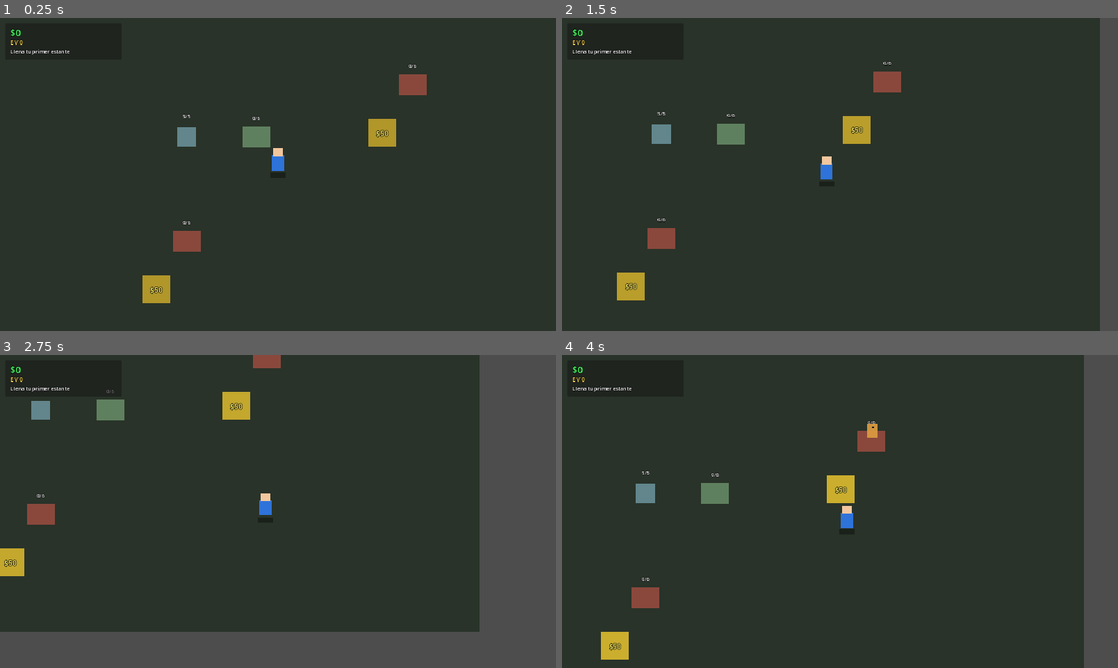
Above: before the commit, frames 1-4 (two rows, left to right).
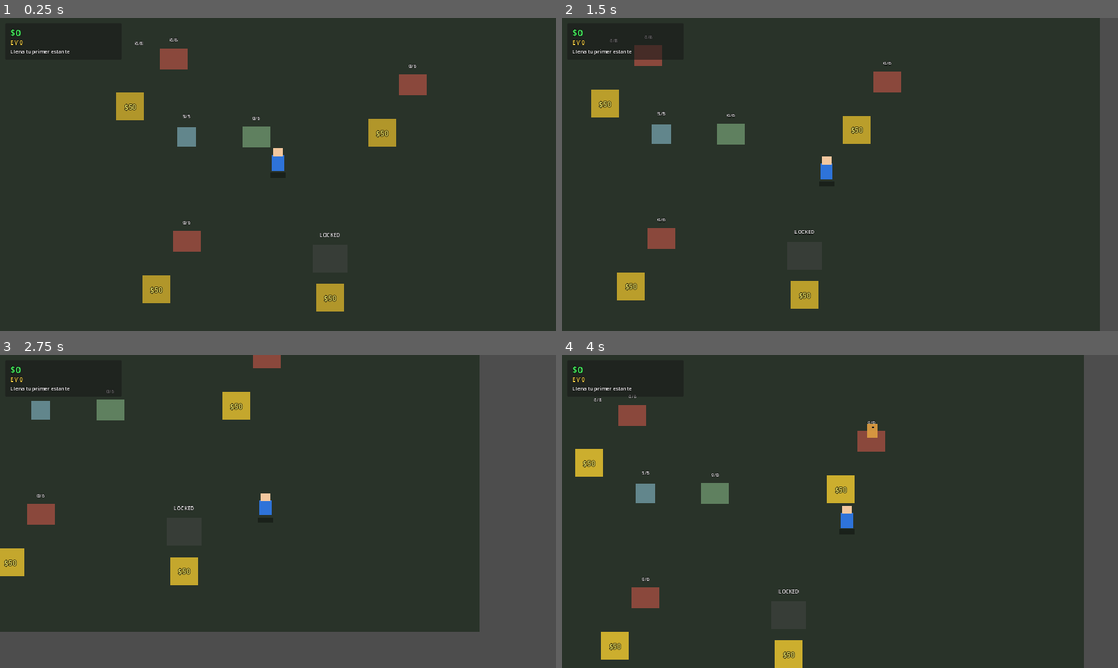
Above: after the commit, the same moments.

Repository: afares8/empire-rush
Game: Godot game, scene res://scenes/Main.tscn
Same seed, same stepped clock (60 frames per second), same inputs: the game is played once before the commit and once after it.
Inputs:
- Up to frame 1 (0.25 s): no input
- Up to frame 2 (1.5 s): tap Enter at 0.5 s; hold D (move_right) 0.53-1.28 s; hold E (interact) 0.53-1.28 s; hold S (move_down) from 1.28 s (still down); tap E (interact) at 1.35 s
- Up to frame 3 (2.75 s): release S (move_down) at 2.03 s; hold D (move_right) from 2.03 s (still down); hold E (interact) from 2.03 s (still down)
- Up to frame 4 (4 s): release D (move_right) at 2.78 s; release E (interact) at 2.78 s; hold W (move_up) 2.78-3.53 s; tap E (interact) at 2.85 s; hold A (move_left) from 3.53 s (still down); hold E (interact) from 3.53 s (still down)

The runs differ from the first frame. In frame 1, 1.3% of the frame differs, in the area x 20-62%, y 6-94%; in frame 2, 1.3%; in frame 3, 0.5%; in frame 4, 1.3%.

Commit message:
overnight: ronda 12 (2026-07-05 08:16)
Cambios acumulados de 1 iteraciones de build.
Ver overnight/snapshots/ para detalle por iteracion.
Ver overnight/LEARNINGS.md para lecciones extraidas (ronda 5).

Generated with [Devin](https://cli.devin.ai/docs)

Co-Authored-By: Devin <158243242+devin-ai-integration[bot]@users.noreply.github.com>

Diff:
--- /dev/null
+++ b/scenes/Factory.tscn
@@ -0,0 +1,64 @@
+[gd_scene load_steps=6 format=3 uid="uid://factory_scene_ter"]
+
+[ext_resource type="Script" path="res://scripts/game/factory.gd" id="1_fac"]
+[ext_resource type="PackedScene" path="res://scenes/Shelf.tscn" id="2_shelf"]
+[ext_resource type="PackedScene" path="res://scenes/UnlockPad.tscn" id="3_pad"]
+
+[sub_resource type="RectangleShape2D" id="rect_output"]
+size = Vector2(70, 70)
+
+[node name="Factory" type="Node2D"]
+script = ExtResource("1_fac")
+
+[node name="Machine" type="ColorRect" parent="."]
+offset_left = -28.0
+offset_top = -28.0
+offset_right = 28.0
+offset_bottom = 28.0
+color = Color(0.6, 0.6, 0.85, 0.9)
+
+[node name="ProgressFill" type="ColorRect" parent="."]
+offset_left = -28.0
+offset_top = 18.0
+offset_right = 28.0
+offset_bottom = 26.0
+color = Color(1, 0.85, 0.2, 0.9)
+
+[node name="RawPile" type="ColorRect" parent="."]
+offset_left = -12.0
+offset_top = -20.0
+offset_right = 12.0
+offset_bottom = 20.0
+color = Color(0.5, 0.4, 0.3, 0.85)
+
+[node name="OutputBody" type="ColorRect" parent="."]
+offset_left = 40.0
+offset_top = -20.0
+offset_right = 80.0
+offset_bottom = 20.0
+color = Color(0.6, 0.6, 0.85, 0.5)
+
+[node name="OutputLabel" type="Label" parent="."]
+offset_left = 38.0
+offset_top = -44.0
+offset_right = 82.0
+offset_bottom = -28.0
+theme_override_colors/font_color = Color(1, 1, 1, 1)
+theme_override_colors/font_outline_color = Color(0, 0, 0, 1)
+theme_override_constants/outline_size = 3
+theme_override_font_sizes/font_size = 11
+text = "0/8"
+horizontal_alignment = 1
+
+[node name="OutputArea" type="Area2D" parent="."]
+position = Vector2(60, 0)
+
+[node name="OutputShape" type="CollisionShape2D" parent="OutputArea"]
+shape = SubResource("rect_output")
+
+[node name="Shelf" parent="." instance=ExtResource("2_shelf")]
+position = Vector2(140, 0)
+
+[node name="Pad" parent="." instance=ExtResource("3_pad")]
+position = Vector2(40, 110)
+visible = true
--- a/scenes/Main.tscn
+++ b/scenes/Main.tscn
@@ -7,6 +7,8 @@
 [ext_resource type="Script" path="res://scripts/game/client_spawner.gd" id="6_spawner"]
 [ext_resource type="PackedScene" path="res://scenes/HUD.tscn" id="8_hud"]
 [ext_resource type="Script" path="res://scripts/ui/mission_guide.gd" id="9_guide"]
+[ext_resource type="PackedScene" path="res://scenes/Factory.tscn" id="10_factory"]
+[ext_resource type="PackedScene" path="res://scenes/Warehouse.tscn" id="11_wh"]
 
 [node name="Main" type="Node2D"]
 script = ExtResource("1_main")
@@ -54,6 +56,29 @@
 unlock_price = 400.0
 tint = Color(0.85, 0.65, 0.4, 1)
 
+[node name="FactoryBIZ4" parent="World" instance=ExtResource("10_factory")]
+position = Vector2(-380, -240)
+business_id = "biz_factory"
+business_name = "Taller de Confeccion"
+product_name = "camiseta"
+product_value = 5.0
+start_locked = true
+unlock_zone_id = "zone_factory"
+unlock_price = 250.0
+tint = Color(0.6, 0.6, 0.85, 1)
+production_time = 3.0
+output_capacity = 8
+
+[node name="WarehouseBIZ5" parent="World" instance=ExtResource("11_wh")]
+position = Vector2(120, 220)
+business_id = "biz_warehouse"
+business_name = "Almacen Central"
+start_locked = true
+unlock_zone_id = "zone_warehouse"
+unlock_price = 600.0
+tint = Color(0.75, 0.65, 0.4, 1)
+capacity = 20
+
 [node name="ClientSpawner" type="Node2D" parent="World"]
 position = Vector2(0, 0)
 script = ExtResource("6_spawner")
--- /dev/null
+++ b/scenes/Warehouse.tscn
@@ -0,0 +1,40 @@
+[gd_scene load_steps=4 format=3 uid="uid://warehouse_scene_ter"]
+
+[ext_resource type="Script" path="res://scripts/game/warehouse.gd" id="1_wh"]
+[ext_resource type="PackedScene" path="res://scenes/UnlockPad.tscn" id="2_pad"]
+
+[sub_resource type="RectangleShape2D" id="rect_wh"]
+size = Vector2(90, 90)
+
+[node name="Warehouse" type="Area2D"]
+script = ExtResource("1_wh")
+
+[node name="Body" type="ColorRect" parent="."]
+offset_left = -40.0
+offset_top = -32.0
+offset_right = 40.0
+offset_bottom = 32.0
+color = Color(0.7, 0.65, 0.45, 0.55)
+
+[node name="StockLabel" type="Label" parent="."]
+offset_left = -50.0
+offset_top = -64.0
+offset_right = 50.0
+offset_bottom = -32.0
+theme_override_colors/font_color = Color(1, 1, 1, 1)
+theme_override_colors/font_outline_color = Color(0, 0, 0, 1)
+theme_override_constants/outline_size = 3
+theme_override_font_sizes/font_size = 12
+text = "Almacén
+0/20"
+horizontal_alignment = 1
+
+[node name="AreaShape" type="CollisionShape2D" parent="."]
+shape = SubResource("rect_wh")
+
+[node name="Pad" parent="." instance=ExtResource("2_pad")]
+position = Vector2(0, 90)
+visible = true
+
+[connection signal="body_entered" from="." to="." method="_on_body_entered"]
+[connection signal="body_exited" from="." to="." method="_on_body_exited"]
--- /dev/null
+++ b/scripts/game/factory.gd
@@ -0,0 +1,192 @@
+# Factory — mini taller/fábrica (capa 3, BIZ-4).
+# Cadena de producción: materia prima (auto-regen) → máquina
+# (convierte raw→output a ritmo constante) → producto terminado
+# (output_stock) → jugador recoge con E y lleva al estante.
+# Visualmente distinto de Pickup: máquina gris con barra de progreso
+# amarilla + pila de materia prima (raw) + pila de salida (output).
+# Reutiliza Shelf + UnlockPad como hijos (mismo patrón que Business).
+class_name Factory
+extends Node2D
+
+signal business_unlocked(business_id: String)
+signal output_picked_up(amount: int)
+
+@export var business_id: String = "biz_factory"
+@export var business_name: String = "Taller"
+@export var product_name: String = "camiseta"
+@export var product_value: float = 8.0
+@export var start_locked: bool = false
+@export var unlock_zone_id: String = ""
+@export var unlock_price: float = 0.0
+@export var tint: Color = Color(0.6, 0.6, 0.85, 1.0)
+@export var raw_capacity: int = 10
+@export var raw_regen_per_sec: float = 0.8
+@export var output_capacity: int = 8
+@export var production_time: float = 2.0  # segundos por unidad
+
+var raw_stock: float = 10.0
+var output_stock: int = 0
+var _progress: float = 0.0  # 0..production_time (segundos reales)
+var _locked: bool = false
+var _player_in_area: bool = false
+var _player: Node = null
+var _last_ms: int = 0  # wall-clock para robustez headless (LEARNINGS r5)
+
+@onready var _machine: ColorRect = $Machine
+@onready var _progress_fill: ColorRect = $ProgressFill
+@onready var _raw_pile: ColorRect = $RawPile
+@onready var _output_body: ColorRect = $OutputBody
+@onready var _output_label: Label = $OutputLabel
+@onready var _output_area: Area2D = $OutputArea
+
+func _ready() -> void:
+	_locked = start_locked
+	if _locked and unlock_zone_id != "" and GameManager.is_zone_unlocked(unlock_zone_id):
+		_locked = false
+	_apply_state()
+	if not GameManager.is_connected("zone_unlocked", _on_zone_unlocked):
+		GameManager.zone_unlocked.connect(_on_zone_unlocked)
+	# Conectar el área de salida (recoger output) a este script.
+	if not _output_area.is_connected("body_entered", _on_output_body_entered):
+		_output_area.body_entered.connect(_on_output_body_entered)
+	if not _output_area.is_connected("body_exited", _on_output_body_exited):
+		_output_area.body_exited.connect(_on_output_body_exited)
+	_update_visual()
+	_last_ms = Time.get_ticks_msec()
+	print("[Factory] %s ready, locked=%s zone=%s" % [business_id, _locked, unlock_zone_id])
+
+func is_locked() -> bool:
+	return _locked
+
+# Duck-typing para evitar class_name cross-script (LEARNINGS r2).
+func _is_player(body: Node) -> bool:
+	return body != null and body.has_method("can_carry") and body.has_method("add_carried")
+
+func _is_shelf(n: Node) -> bool:
+	return n != null and n.has_method("take_item") and n.has_method("has_stock")
+
+func _is_pad(n: Node) -> bool:
+	return n != null and n.has_method("try_unlock") and n.has_signal("unlocked")
+
+func get_shelves() -> Array:
+	var out: Array = []
+	for c in get_children():
+		if _is_shelf(c):
+			out.append(c)
+	return out
+
+func _on_zone_unlocked(zone_id: String) -> void:
+	if zone_id == unlock_zone_id and _locked:
+		_locked = false
+		_apply_state()
+		_last_ms = Time.get_ticks_msec()  # reset para evitar burst de producción
+		emit_signal("business_unlocked", business_id)
+		print("[Factory] %s unlocked (zone %s)" % [business_id, zone_id])
+
+# Producción: usa _process con wall-clock (Time.get_ticks_msec) para ser
+# robusto en headless --quit-after donde delta es diminuto (LEARNINGS r5).
+func _process(_delta: float) -> void:
+	if _locked:
+		return
+	var now_ms: int = Time.get_ticks_msec()
+	var real_dt: float = (now_ms - _last_ms) / 1000.0
+	_last_ms = now_ms
+	if real_dt <= 0.0:
+		return
+	# Regenerar materia prima.
+	if raw_stock < float(raw_capacity):
+		raw_stock = min(float(raw_capacity), raw_stock + raw_regen_per_sec * real_dt)
+	# Convertir raw → output si hay raw, espacio en output y no hay bloqueo.
+	if raw_stock >= 1.0 and output_stock < output_capacity:
+		_progress += real_dt
+		if _progress >= production_time:
+			_progress = 0.0
+			raw_stock -= 1.0
+			output_stock += 1
+			_pop_output()
+			_update_visual()
+			print("[Factory] %s produced 1 (output=%d/%d raw=%.1f)" % [business_id, output_stock, output_capacity, raw_stock])
+	else:
+		# Sin raw o output lleno: el progreso decae suavemente (no se queda clavado).
+		_progress = max(0.0, _progress - real_dt * 0.5)
+	_update_progress_fill()
+
+func _update_progress_fill() -> void:
+	var ratio: float = _progress / production_time if production_time > 0.0 else 0.0
+	# La barra crece de izquierda a derecha dentro de la máquina.
+	var max_w: float = 56.0
+	_progress_fill.size.x = max_w * ratio
+	_progress_fill.color = Color(1.0, 0.85, 0.2, 0.9)
+
+func _on_output_body_entered(body: Node) -> void:
+	if not _is_player(body):
+		return
+	_player_in_area = true
+	_player = body
+	if not _player.is_connected("interact_pressed", _on_player_interact):
+		_player.interact_pressed.connect(_on_player_interact)
+
+func _on_output_body_exited(body: Node) -> void:
+	if not _is_player(body):
+		return
+	if _player and _player.is_connected("interact_pressed", _on_player_interact):
+		_player.interact_pressed.disconnect(_on_player_interact)
+	_player_in_area = false
+	_player = null
+
+func _on_player_interact() -> void:
+	if not _player_in_area or _player == null or _locked:
+		return
+	if output_stock <= 0:
+		return
+	if not _player.can_carry():
+		return
+	var taken: int = _player.add_carried(1)
+	if taken > 0:
+		output_stock -= taken
+		_update_visual()
+		emit_signal("output_picked_up", taken)
+
+func _pop_output() -> void:
+	# Pop táctil al producir una unidad.
+	var tw: Tween = create_tween()
+	tw.tween_property(_output_body, "scale", Vector2(1.2, 0.85), 0.06).set_trans(Tween.TRANS_SINE)
+	tw.tween_property(_output_body, "scale", Vector2(1.0, 1.0), 0.1).set_trans(Tween.TRANS_SINE)
+
+func _apply_state() -> void:
+	for c in get_children():
+		if _is_shelf(c):
+			c.locked = _locked
+			c.product_name = product_name
+			c.product_value = product_value
+		elif _is_pad(c):
+			if _locked and unlock_zone_id != "":
+				c.zone_id = unlock_zone_id
+				c.price = unlock_price
+				c.visible = true
+				c.set_deferred("monitoring", true)
+			else:
+				c.visible = false
+				c.set_deferred("monitoring", false)
+	# Área de salida y máquina se apagan si locked.
+	_output_area.set_deferred("monitoring", not _locked)
+	_machine.visible = not _locked
+	_raw_pile.visible = not _locked
+	_output_body.visible = not _locked
+	_progress_fill.visible = not _locked
+	_apply_tint()
+
+func _apply_tint() -> void:
+	if not _locked and _machine:
+		_machine.color = Color(tint.r * 0.7, tint.g * 0.7, tint.b * 0.85, 0.9)
+
+func _update_visual() -> void:
+	# Pila de raw: altura escala con raw_stock.
+	var raw_ratio: float = raw_stock / float(raw_capacity) if raw_capacity > 0 else 0.0
+	_raw_pile.size = Vector2(24, 8 + 40 * raw_ratio)
+	_raw_pile.position = Vector2(-72, -4 - _raw_pile.size.y / 2.0)
+	_raw_pile.color = Color(0.5, 0.4, 0.3, 0.85)
+	# Pila de output: brillo escala con output_stock.
+	var out_ratio: float = float(output_stock) / float(output_capacity) if output_capacity > 0 else 0.0
+	_output_body.color = Color(tint.r * 0.6 + 0.3 * out_ratio, tint.g * 0.6 + 0.3 * out_ratio, tint.b * 0.6 + 0.3 * out_ratio, 0.5 + 0.5 * out_ratio)
+	_output_label.text = "%d/%d" % [output_stock, output_capacity]
--- a/scripts/game/main.gd
+++ b/scripts/game/main.gd
@@ -12,7 +12,7 @@
 		print("[Main] Player spawned at %s" % str(player.position))
 	else:
 		push_warning("[Main] Player node NOT found")
-	# Verificar negocios cargados (capa 3, BIZ-1/2/3).
+	# Verificar negocios cargados (capa 3, BIZ-1/2/3 + BIZ-4 taller + BIZ-5 almacén).
 	var bizs: Array = []
 	for c in get_node("World").get_children():
 		if c.has_method("is_locked"):
@@ -22,6 +22,10 @@
 		if b.is_locked():
 			bizs_locked += 1
 	print("[Main] Businesses=%d locked=%d" % [bizs.size(), bizs_locked])
+	# Conteo específico de taller y almacén.
+	var factory: Node = get_node_or_null("World/FactoryBIZ4")
+	var warehouse: Node = get_node_or_null("World/WarehouseBIZ5")
+	print("[Main] Factory=%s Warehouse=%s" % [factory != null, warehouse != null])
 	# Shelves activos (no locked) que el spawner puede usar.
 	var active_shelves: int = 0
 	for s in get_tree().get_nodes_in_group("shelves"):
@@ -45,17 +49,21 @@
 				s.stock = s.capacity
 				s.emit_signal("stock_changed", s.stock)
 		print("[Main] DEVIN_SMOKE: active shelves pre-filled")
-		# Smoke del pad: dar cash y desbloquear el primer negocio locked.
+		# Smoke del pad: dar cash y desbloquear TODOS los negocios locked
+		# (BIZ-2/3/4/5) para validar que _on_zone_unlocked reactiva cada uno.
 		if Economy:
-			Economy.add_cash(500.0)
+			Economy.add_cash(2000.0)
 		for b in bizs:
 			if b.is_locked() and b.has_method("_on_zone_unlocked"):
-				# Forzar unlock via GameManager para reactivar el negocio.
 				var zid: String = b.unlock_zone_id
 				if zid != "":
 					GameManager.unlock_zone(zid)
-					print("[Main] DEVIN_SMOKE: forced unlock zone=%s" % zid)
-					break
+					print("[Main] DEVIN_SMOKE: forced unlock zone=%s (%s)" % [zid, b.business_id])
+		# Pre-llenar almacén para validar buffer.
+		if warehouse and warehouse.has_method("is_locked") and not warehouse.is_locked():
+			warehouse.stock = 10
+			warehouse.emit_signal("stock_changed", warehouse.stock)
+			print("[Main] DEVIN_SMOKE: warehouse pre-filled stock=10")
 
 func _input(event: InputEvent) -> void:
 	if event is InputEventKey and event.pressed and event.keycode == KEY_ESCAPE:
--- /dev/null
+++ b/scripts/game/warehouse.gd
@@ -0,0 +1,154 @@
+# Warehouse — mini almacén (capa 3, BIZ-5).
+# Nodo de almacenamiento central. El jugador deposita producto cargado
+# (E cerca del almacén con carried > 0) o recoge producto (E con
+# carried < capacity y stock > 0). Actúa como buffer de logística:
+# permite acumular producto de pickups/fábrica y distribuirlo después
+# a los estantes. Conecta al loop sin romper la mecánica de carried.
+# Puede estar locked al inicio (gate via UnlockPad + GameManager).
+class_name Warehouse
+extends Area2D
+
+signal stock_changed(new_stock: int)
+signal business_unlocked(business_id: String)
+
+@export var business_id: String = "biz_warehouse"
+@export var business_name: String = "Almacén"
+@export var capacity: int = 20
+@export var tint: Color = Color(0.7, 0.65, 0.45, 1.0)
+@export var start_locked: bool = false
+@export var unlock_zone_id: String = ""
+@export var unlock_price: float = 0.0
+
+var stock: int = 0
+var _locked: bool = false
+var _player_in_area: bool = false
+var _player: Node = null
+
+@onready var _body: ColorRect = $Body
+@onready var _stock_label: Label = $StockLabel
+
+func _ready() -> void:
+	add_to_group("warehouses")
+	_locked = start_locked
+	if _locked and unlock_zone_id != "" and GameManager.is_zone_unlocked(unlock_zone_id):
+		_locked = false
+	_apply_state()
+	if not GameManager.is_connected("zone_unlocked", _on_zone_unlocked):
+		GameManager.zone_unlocked.connect(_on_zone_unlocked)
+	_update_visual()
+
+func is_locked() -> bool:
+	return _locked
+
+# Duck-typing: evita dependencia de class_name Player (LEARNINGS r2).
+func _is_player(body: Node) -> bool:
+	return body != null and body.has_method("can_carry") and body.has_method("add_carried") and body.has_method("remove_carried")
+
+func _is_pad(n: Node) -> bool:
+	return n != null and n.has_method("try_unlock") and n.has_signal("unlocked")
+
+func _on_zone_unlocked(zone_id: String) -> void:
+	if zone_id == unlock_zone_id and _locked:
+		_locked = false
+		_apply_state()
+		emit_signal("business_unlocked", business_id)
+		print("[Warehouse] %s unlocked (zone %s)" % [business_id, zone_id])
+
+func _on_body_entered(body: Node) -> void:
+	if not _is_player(body):
+		return
+	_player_in_area = true
+	_player = body
+	if not _player.is_connected("interact_pressed", _on_player_interact):
+		_player.interact_pressed.connect(_on_player_interact)
+
+func _on_body_exited(body: Node) -> void:
+	if not _is_player(body):
+		return
+	if _player and _player.is_connected("interact_pressed", _on_player_interact):
+		_player.interact_pressed.disconnect(_on_player_interact)
+	_player_in_area = false
+	_player = null
+
+func _on_player_interact() -> void:
+	if not _player_in_area or _player == null or _locked:
+		return
+	# Prioridad: si el jugador lleva producto, deposita (libera capacidad
+	# de carga para seguir recogiendo). Si no lleva nada, recoge del stock.
+	if _player.carried > 0:
+		_deposit()
+	else:
+		_withdraw()
+
+func _deposit() -> void:
+	var space: int = capacity - stock
+	if space <= 0:
+		return
+	var to_drop: int = _player.remove_carried(space)
+	if to_drop <= 0:
+		return
+	stock += to_drop
+	emit_signal("stock_changed", stock)
+	_update_visual()
+	_pop()
+
+func _withdraw() -> void:
+	if stock <= 0:
+		return
+	if not _player.can_carry():
+		return
+	var space: int = _player.carry_capacity - _player.carried
+	var to_take: int = clamp(min(space, stock), 0, _player.carry_capacity)
+	if to_take <= 0:
+		return
+	var taken: int = _player.add_carried(to_take)
+	if taken > 0:
+		stock -= taken
+		emit_signal("stock_changed", stock)
+		_update_visual()
+		_pop()
+
+func _pop() -> void:
+	var tw: Tween = create_tween()
+	tw.tween_property(_body, "scale", Vector2(1.12, 0.9), 0.06).set_trans(Tween.TRANS_SINE)
+	tw.tween_property(_body, "scale", Vector2(1.0, 1.0), 0.1).set_trans(Tween.TRANS_SINE)
+
+func _apply_state() -> void:
+	# Apagar interacción si locked.
+	set_deferred("monitoring", not _locked)
+	for c in get_children():
+		if _is_pad(c):
+			if _locked and unlock_zone_id != "":
+				c.zone_id = unlock_zone_id
+				c.price = unlock_price
+				c.visible = true
+				c.set_deferred("monitoring", true)
+			else:
+				c.visible = false
+				c.set_deferred("monitoring", false)
+	_update_visual()
+
+# API pública para smoke headless (no requiere input E ni physics tick).
+func deposit(amount: int) -> int:
+	var space: int = capacity - stock
+	var to_drop: int = clamp(amount, 0, space)
+	stock += to_drop
+	emit_signal("stock_changed", stock)
+	_update_visual()
+	return to_drop
+
+func withdraw(amount: int) -> int:
+	var to_take: int = clamp(amount, 0, stock)
+	stock -= to_take
+	emit_signal("stock_changed", stock)
+	_update_visual()
+	return to_take
+
+func _update_visual() -> void:
+	var ratio: float = float(stock) / float(capacity) if capacity > 0 else 0.0
+	if _locked:
+		_body.color = Color(0.3, 0.3, 0.3, 0.4)
+		_stock_label.text = "LOCKED"
+		return
+	_body.color = Color(tint.r - 0.2 + 0.3 * ratio, tint.g - 0.15 + 0.3 * ratio, tint.b - 0.1 + 0.2 * ratio, 0.55 + 0.45 * ratio)
+	_stock_label.text = "Almacén\n%d/%d" % [stock, capacity]
Not shown, added: overnight/snapshots/iter_1_20260705_081320.txt
Not shown, added: overnight/snapshots/iter_1_20260705_081400.txt
Not shown: 1 places in scenes/Main.tscn that only renumber resources
Not shown, changed: ROADMAP.md
Not shown, changed: overnight/LEARNINGS.md
